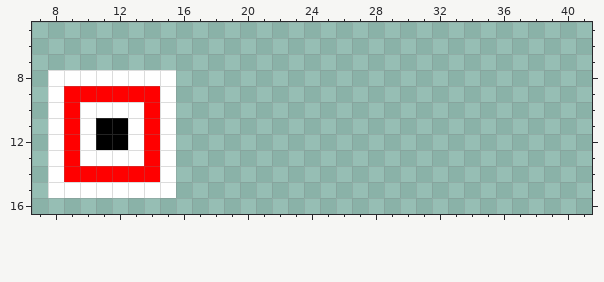
Pixel-art file, stored at assets/lamp.aseprite. Above, as it was before the edit.
96x24 pixels, 1 frame. Shown: x 7..41, y 5..16.
After the commit:
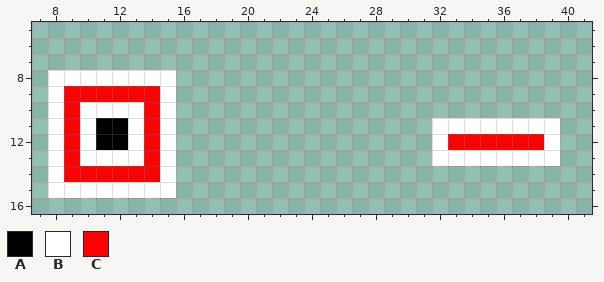
Palette (. is transparent): A #000000  B #ffffff  C #ff0000
Difference:
Colour B now appears in row 11 at x 32 to 39; in row 12 at x 32 and 39; in row 13 at x 32 to 39.
Colour C now appears in row 12 at x 33 to 38.
